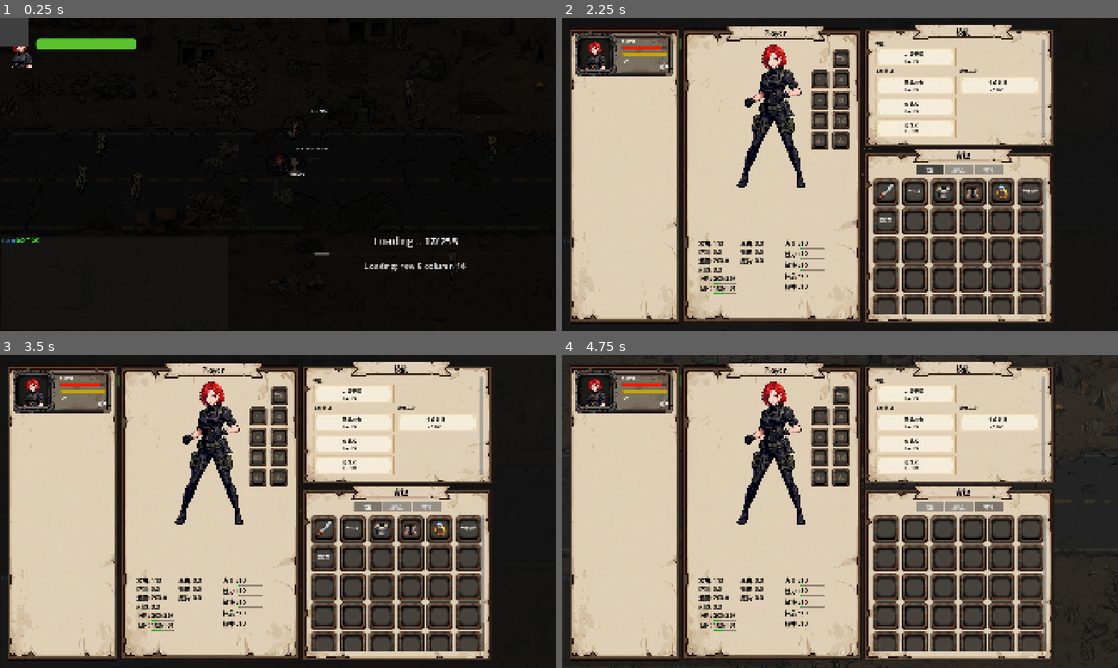
Above: before the commit, frames 1-4 (two rows, left to right).
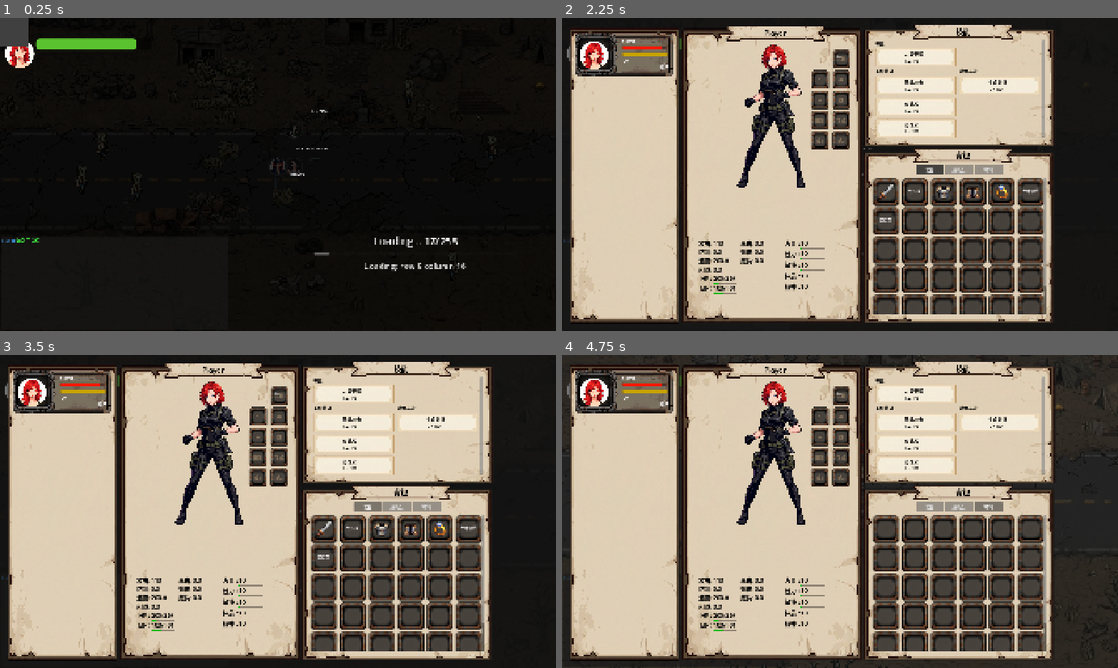
Above: after the commit, the same moments.

Repository: qq191734369/doomsday-evolution-record
Game: Godot game, scene res://Game/Main.tscn
Two runs of this game, one before a commit and one after it. Both use one fixed random seed, a clock stepped at 60 frames per second and the inputs below. The project has no main scene, so this scene is started directly.
Inputs (mouse positions are in pixels of both pictures, inside the frame that each line leads up to):
- Up to frame 1 (0.25 s): no input
- Up to frame 2 (2.25 s): move the mouse to (962, 158) at 0.52 s; hold Right (right) 0.53-1.25 s; hold X (attack) 0.53-1.25 s; click (962, 158) at 0.67 s; drag from (728, 190) to (1051, 152) at 1.27 s; move the mouse to (895, 105) at 2.02 s; hold Right (right) from 2.03 s (still down); tap P (show_party_ui) at 2.1 s
- Up to frame 3 (3.5 s): release Right (right) at 2.75 s; click "装备" at 2.75 s
- Up to frame 4 (4.75 s): click "消耗品" at 3.5 s; click "材料" at 4.25 s

The runs differ from the first frame. In frame 1, 0.4% of the frame differs, in the area x 0-54%, y 8-50%; in frame 2, 0.4%; in frame 3, 0.4%; in frame 4, 0.4%.

Commit message:
调整头像

Diff:
--- /dev/null
+++ b/Game/Scene/AvatarNode.tscn
@@ -0,0 +1,25 @@
+[gd_scene format=3 uid="uid://le75qer2tffl"]
+
+[ext_resource type="Script" uid="uid://jjh87gtcyp62" path="res://Game/Scripts/UI/avatar_node.gd" id="1_avatar_node"]
+[ext_resource type="Texture2D" uid="uid://dej2yyjvbpmbp" path="res://Assets/Animation/Characters/Player/Avartar_Player.png" id="2_8p84u"]
+[ext_resource type="Texture2D" uid="uid://baqv40jo2fbfh" path="res://Assets/UI/Avartar_Border.png" id="4_fs6hf"]
+
+[node name="AvatarNode" type="Node2D" unique_id=1456674500]
+script = ExtResource("1_avatar_node")
+border_texture = ExtResource("4_fs6hf")
+
+[node name="Background" type="Sprite2D" parent="." unique_id=200240067]
+use_parent_material = true
+offset = Vector2(0, -64)
+
+[node name="AvatarSprite" type="Sprite2D" parent="." unique_id=1856024890]
+use_parent_material = true
+scale = Vector2(0.5, 0.5)
+texture = ExtResource("2_8p84u")
+offset = Vector2(0, -64)
+
+[node name="BorderSprite" type="Sprite2D" parent="." unique_id=1500299180]
+use_parent_material = true
+scale = Vector2(0.65, 0.65)
+texture = ExtResource("4_fs6hf")
+offset = Vector2(0, -49)
--- a/Game/Scene/Enemy.tscn
+++ b/Game/Scene/Enemy.tscn
@@ -2,7 +2,7 @@
 
 [ext_resource type="Script" uid="uid://pbl8aajqtsw1" path="res://Game/Scripts/enemy.gd" id="1_2p41y"]
 [ext_resource type="Shader" uid="uid://bco0qmit4gfe8" path="res://Game/Shader/character.tres" id="2_8dfna"]
-[ext_resource type="PackedScene" uid="uid://cq3k5yhx2g7p4" path="res://Game/Scene/AvatarFrame.tscn" id="2_cs8a6"]
+[ext_resource type="PackedScene" uid="uid://le75qer2tffl" path="res://Game/Scene/AvatarNode.tscn" id="2_cs8a6"]
 [ext_resource type="Texture2D" uid="uid://fmht73ygj24i" path="res://Assets/Animation/shadow.png" id="3_5g4l6"]
 [ext_resource type="SpriteFrames" uid="uid://cx182ki20h0wg" path="res://Assets/Animation/Enemy/zombie2.tres" id="3_8dfna"]
 [ext_resource type="Script" uid="uid://cfxv8qect0vpa" path="res://Game/Scripts/StateMachine/state_machine.gd" id="4_8dfna"]
@@ -15,6 +15,9 @@
 
 [sub_resource type="CircleShape2D" id="CircleShape2D_dikuv"]
 radius = 19.206585
+
+[sub_resource type="ShaderMaterial" id="ShaderMaterial_pj8nu"]
+shader = ExtResource("2_8dfna")
 
 [sub_resource type="ShaderMaterial" id="ShaderMaterial_kev36"]
 shader = ExtResource("2_8dfna")
@@ -33,8 +36,10 @@
 scale = Vector2(0.46858928, 0.23140787)
 shape = SubResource("CircleShape2D_dikuv")
 
-[node name="AvatarFrame" parent="." unique_id=1072461774 instance=ExtResource("2_cs8a6")]
+[node name="AvatarNode" parent="." unique_id=1456674500 instance=ExtResource("2_cs8a6")]
 visible = false
+material = SubResource("ShaderMaterial_pj8nu")
+instance_shader_parameters/InvincibleEffect = false
 
 [node name="AnimatedSprite2D" type="AnimatedSprite2D" parent="." unique_id=684841681]
 material = SubResource("ShaderMaterial_kev36")
--- a/Game/Scene/NPC.tscn
+++ b/Game/Scene/NPC.tscn
@@ -2,7 +2,7 @@
 
 [ext_resource type="Script" uid="uid://cbq6o7gptxl5q" path="res://Game/Scripts/NPC/npc.gd" id="1_2qhf0"]
 [ext_resource type="Shader" uid="uid://bco0qmit4gfe8" path="res://Game/Shader/character.tres" id="2_on8fm"]
-[ext_resource type="PackedScene" uid="uid://cq3k5yhx2g7p4" path="res://Game/Scene/AvatarFrame.tscn" id="2_y1k1p"]
+[ext_resource type="PackedScene" uid="uid://le75qer2tffl" path="res://Game/Scene/AvatarNode.tscn" id="2_y1k1p"]
 [ext_resource type="SpriteFrames" uid="uid://belo2eburq174" path="res://Assets/Animation/Characters/ZhuangFangYi/ZhuangFangYi.tres" id="3_i2hp8"]
 [ext_resource type="Texture2D" uid="uid://fmht73ygj24i" path="res://Assets/Animation/shadow.png" id="4_y1k1p"]
 [ext_resource type="Script" uid="uid://cfxv8qect0vpa" path="res://Game/Scripts/StateMachine/state_machine.gd" id="5_2ucft"]
@@ -43,13 +43,10 @@
 scale = Vector2(0.5, 0.34000146)
 shape = SubResource("CircleShape2D_dikuv")
 
-[node name="AvatarFrame" parent="." unique_id=1072461774 instance=ExtResource("2_y1k1p")]
-material = SubResource("ShaderMaterial_y1k1p")
-clip_contents = false
-offset_left = -25.0
-offset_top = -45.0
-offset_right = 25.0
-offset_bottom = 5.0
+[node name="AvatarNode" parent="." unique_id=1456674500 instance=ExtResource("2_y1k1p")]
+material = SubResource("ShaderMaterial_2ucft")
+instance_shader_parameters/InvincibleEffect = false
+scale = Vector2(0.5, 0.5)
 
 [node name="AnimatedSprite2D" type="AnimatedSprite2D" parent="." unique_id=684841681]
 visible = false
--- a/Game/Scene/Player.tscn
+++ b/Game/Scene/Player.tscn
@@ -3,9 +3,10 @@
 [ext_resource type="Script" uid="uid://b8spo04c78kno" path="res://Game/Scripts/player.gd" id="1_dikuv"]
 [ext_resource type="Texture2D" uid="uid://fmht73ygj24i" path="res://Assets/Animation/shadow.png" id="2_dikuv"]
 [ext_resource type="Shader" uid="uid://bco0qmit4gfe8" path="res://Game/Shader/character.tres" id="2_t44g8"]
-[ext_resource type="Texture2D" uid="uid://dej2yyjvbpmbp" path="res://Assets/Animation/Characters/Player/Avartar_Player.png" id="2_tasat"]
+[ext_resource type="PackedScene" uid="uid://le75qer2tffl" path="res://Game/Scene/AvatarNode.tscn" id="2_tasat"]
 [ext_resource type="SpriteFrames" uid="uid://bklgpat71elh0" path="res://Assets/Animation/Characters/Player/Player.tres" id="3_t44g8"]
 [ext_resource type="Script" uid="uid://cfxv8qect0vpa" path="res://Game/Scripts/StateMachine/state_machine.gd" id="4_0vtvt"]
+[ext_resource type="Texture2D" uid="uid://dej2yyjvbpmbp" path="res://Assets/Animation/Characters/Player/Avartar_Player.png" id="4_6bh3k"]
 [ext_resource type="Script" uid="uid://761ddqlnrmhm" path="res://Game/Scripts/StateMachine/PlayerStates/player_idle.gd" id="5_coiqp"]
 [ext_resource type="Script" uid="uid://pw7innqg621d" path="res://Game/Scripts/StateMachine/PlayerStates/player_run.gd" id="6_6lrsw"]
 [ext_resource type="Script" uid="uid://ogf2yehu27ce" path="res://Game/Scripts/StateMachine/PlayerStates/player_attack.gd" id="7_6lrsw"]
@@ -13,7 +14,6 @@
 [ext_resource type="Script" uid="uid://b5uc25quifafm" path="res://Game/Scripts/StateMachine/PlayerStates/player_die.gd" id="9_46o5m"]
 [ext_resource type="PackedScene" uid="uid://bv0bvm46gcguh" path="res://Game/Scene/Weapon.tscn" id="11_ixmp6"]
 [ext_resource type="Script" uid="uid://bh28yqevc8sm" path="res://Game/Scripts/slot_weapon.gd" id="11_k3ghj"]
-[ext_resource type="PackedScene" uid="uid://cq3k5yhx2g7p4" path="res://Game/Scene/AvatarFrame.tscn" id="12_avatar"]
 
 [sub_resource type="CircleShape2D" id="CircleShape2D_dikuv"]
 radius = 14.167776
@@ -44,15 +44,11 @@
 scale = Vector2(0.5, 0.34000146)
 shape = SubResource("CircleShape2D_dikuv")
 
-[node name="AvatarFrame" parent="." unique_id=226721300 instance=ExtResource("12_avatar")]
+[node name="AvatarNode" parent="." unique_id=1690051779 instance=ExtResource("2_tasat")]
 material = SubResource("ShaderMaterial_6bh3k")
 instance_shader_parameters/InvincibleEffect = false
-clip_contents = false
-offset_left = -24.0
-offset_top = -44.0
-offset_right = 26.0
-offset_bottom = 6.0
-avatar_texture = ExtResource("2_tasat")
+scale = Vector2(0.5, 0.5)
+avatar_texture = ExtResource("4_6bh3k")
 
 [node name="AnimatedSprite2D" type="AnimatedSprite2D" parent="." unique_id=684841681]
 visible = false
--- a/Game/Scripts/NPC/npc.gd
+++ b/Game/Scripts/NPC/npc.gd
@@ -77,7 +77,7 @@
 	if animaitedSprite2D and sprite_frames:
 		animaitedSprite2D.sprite_frames = sprite_frames
 
-	avatar_frame.set_avatar(load("res://Assets/Animation/Characters/{name}/Avartar_{name}.png".format({ "name": data.name })))
+	avatar_node.set_avatar(load("res://Assets/Animation/Characters/{name}/Avartar_{name}.png".format({ "name": data.name })))
 	# 初始化行为管理器
 	behavior_manager = BehaviorManager.new(self)
 	setEnemyDetectionRadius()
--- /dev/null
+++ b/Game/Scripts/UI/avatar_node.gd
@@ -0,0 +1,36 @@
+@tool
+
+extends Node2D
+class_name AvatarNode
+
+@onready var background: Sprite2D = $Background
+@onready var avatar_sprite: Sprite2D = $AvatarSprite
+@onready var border_sprite: Sprite2D = $BorderSprite
+
+@export var avatar_texture: Texture2D:
+	set(value):
+		avatar_texture = value
+		_apply_avatar()
+
+@export var border_texture: Texture2D:
+	set(value):
+		border_texture = value
+		_apply_border()
+
+func _ready() -> void:
+	_apply_avatar()
+	_apply_border()
+
+func _apply_avatar() -> void:
+	if is_inside_tree() and avatar_sprite:
+		avatar_sprite.texture = avatar_texture
+
+func _apply_border() -> void:
+	if border_sprite and border_texture:
+		border_sprite.texture = border_texture
+
+func set_avatar(texture: Texture2D) -> void:
+	avatar_texture = texture
+
+func get_avatar() -> Texture2D:
+	return avatar_texture
--- a/Game/Scripts/base_character.gd
+++ b/Game/Scripts/base_character.gd
@@ -35,7 +35,7 @@
 @onready var state_machine: StateMachine = $StateMachine
 @onready var slot_weapon: Node2D = $Equipment_Level/Slot_Weapon
 @onready var weapon: Weapon = $Equipment_Level/Slot_Weapon/Weapon
-@onready var avatar_frame: AvatarFrame = $AvatarFrame
+@onready var avatar_node: AvatarNode = $AvatarNode
 
 
 var _data: GameData.CharacterInfo = GameData.CharacterInfo.new({})
@@ -611,8 +611,11 @@
 
 func updateBlink(newValue: float):
 	animaitedSprite2D.set_instance_shader_parameter("Blink", newValue)
-	if avatar_frame:
-		avatar_frame.set_instance_shader_parameter("Blink", newValue)
+	if avatar_node:
+		if avatar_node.has_method("set_blink"):
+			avatar_node.set_blink(true, newValue)
+		elif avatar_node.has_method("set_instance_shader_parameter"):
+			avatar_node.set_instance_shader_parameter("Blink", newValue)
 
 func startBlink():
 	var blinkTween = get_tree().create_tween()
@@ -620,8 +623,11 @@
 
 func updateInvincibleEffect(newValue: bool):
 	animaitedSprite2D.set_instance_shader_parameter("InvincibleEffect", newValue)
-	if avatar_frame:
-		avatar_frame.set_instance_shader_parameter("InvincibleEffect", newValue)
+	if avatar_node:
+		if avatar_node.has_method("set_invincible_effect"):
+			avatar_node.set_invincible_effect(newValue)
+		elif avatar_node.has_method("set_instance_shader_parameter"):
+			avatar_node.set_instance_shader_parameter("InvincibleEffect", newValue)
 
 
 func getHit(damage: int, from: Node2D = null):
--- a/Game/Shader/avatar_mask.gdshader
+++ b/Game/Shader/avatar_mask.gdshader
@@ -1,11 +1,24 @@
 shader_type canvas_item;
 
-uniform float avatar_size : hint_range(0.0, 1.0) = 0.5;
+uniform float avatar_size : hint_range(0.0, 1.0) = 0.45;
 uniform float smoothness : hint_range(0.0, 0.1) = 0.02;
+uniform bool invincible_effect : hint_range(0.0, 1.0) = false;
+uniform float blink : hint_range(0.0, 1.0) = 0.0;
 
 void fragment() {
-	vec2 uv = UV - vec2(0.475);
+	vec2 uv = UV - vec2(0.5);
 	float dist = length(uv);
 	float circle = smoothstep(avatar_size, avatar_size - smoothness, dist);
+
+	if (circle < 0.01) {
+		discard;
+	}
+
+	if (invincible_effect) {
+		float blink_effect = sin(TIME * 20.0) * 0.5 + 0.5;
+		float blink_value = mix(1.0, blink_effect, blink);
+		COLOR = vec4(vec3(blink_value), COLOR.a);
+	}
+
 	COLOR.a *= circle;
 }
Binary file changed: Assets/Animation/Characters/Player/Avartar_Player.png
Binary file added: Assets/Animation/Characters/Player/Avartar_Player1.png
Not shown, added: Assets/Animation/Characters/Player/Avartar_Player1.png.import
Binary file added: Assets/UI/Avartar_Border.png
Not shown, added: Assets/UI/Avartar_Border.png.import
Not shown: 1 places in Game/Scene/NPC.tscn that only renumber resources
Not shown, added: Game/Scripts/UI/avatar_node.gd.uid
